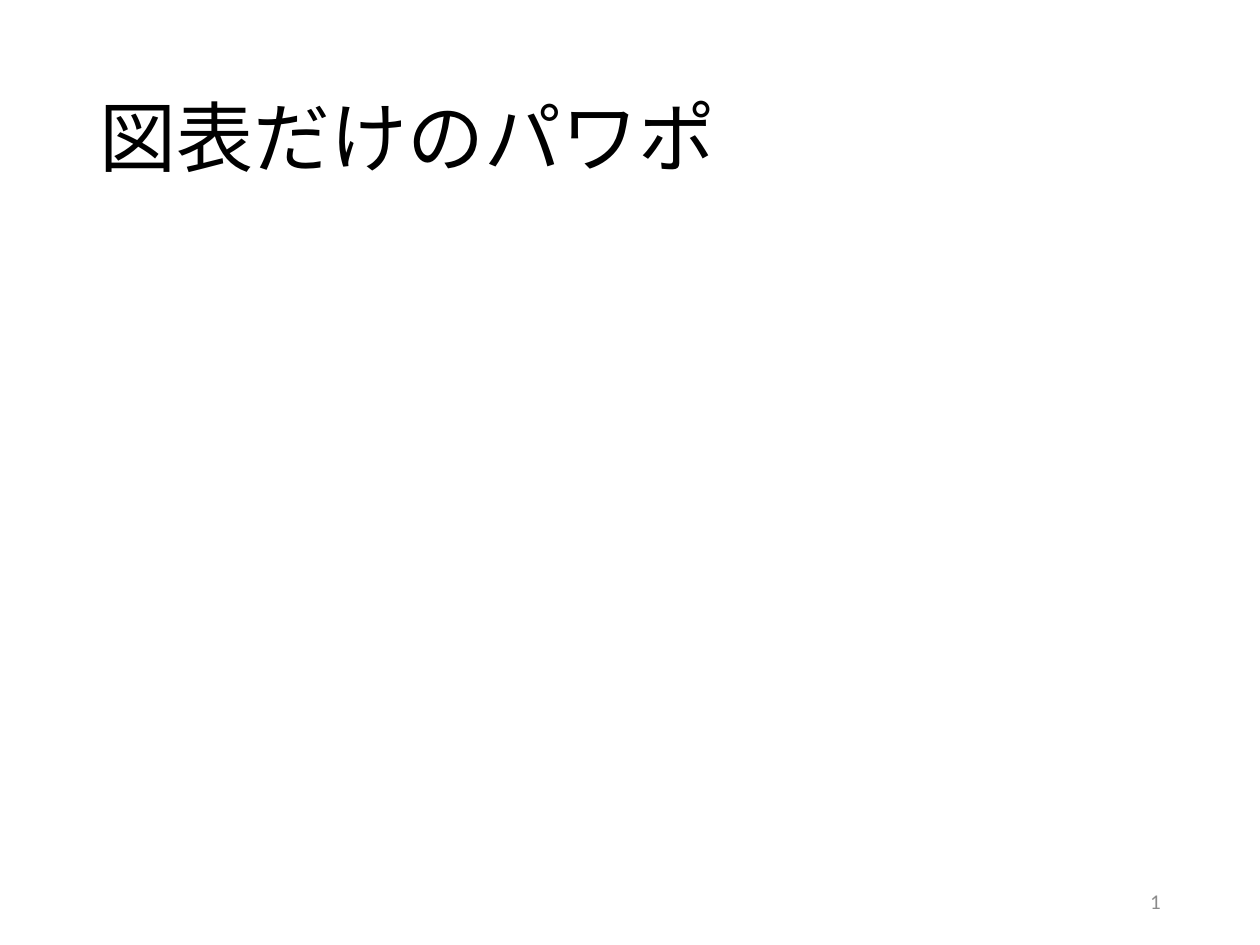
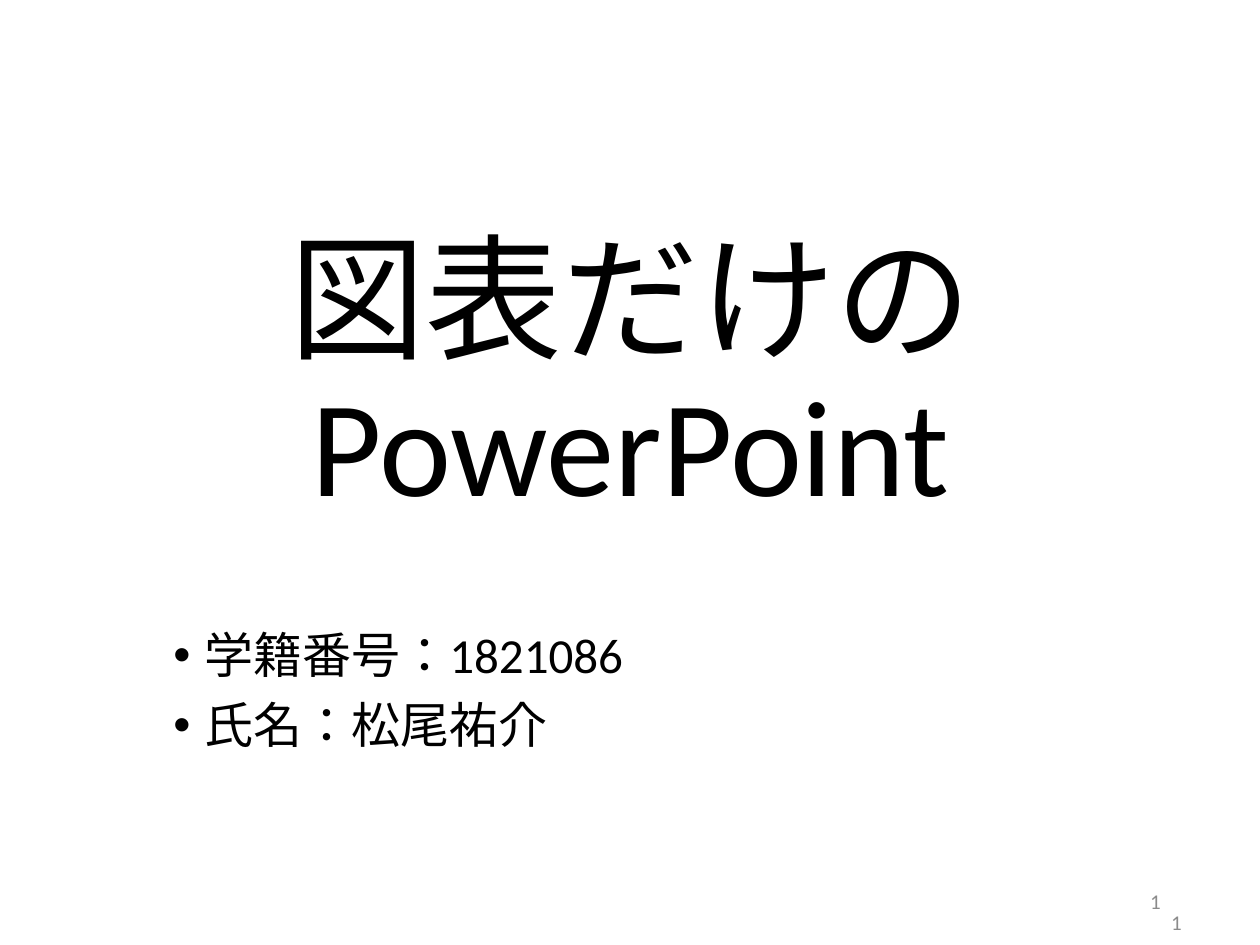
Before and after one commit to kait-takanolab/1821086_matsuo_thesis, a slide deck: slide 1 of 1821086_matsuo_Chart.pptx. Drawn at 1260x945 pixels with LibreOffice and Linux fonts; fonts in the diff are those of the drawing. Boxes give left, top, right and bottom in pixels: in the first picture for what was removed or moved away, otherwise in the second. Text is boxed around its words. In the diff, an @@ line names an element or a change of style, - is before the commit and + after.

```diff
--- a/1821086_matsuo_Chart.pptx
+++ b/1821086_matsuo_Chart.pptx
@@ title removed at [99, 100, 715, 172] @@
-図表だけのパワポ
@@ text added at [289, 234, 972, 497], 78 pt, text #000000 @@
+図表だけの
+PowerPoint
@@ text added at [205, 631, 623, 747], 28 pt, text #000000 @@
+• 学籍番号：1821086
+• 氏名：松尾祐介
@@ page number added at [1171, 916, 1182, 930], 12 pt, text #8C8C8C @@
+1
```
Also in this commit, not shown: 1 slide added, 1 other file.
